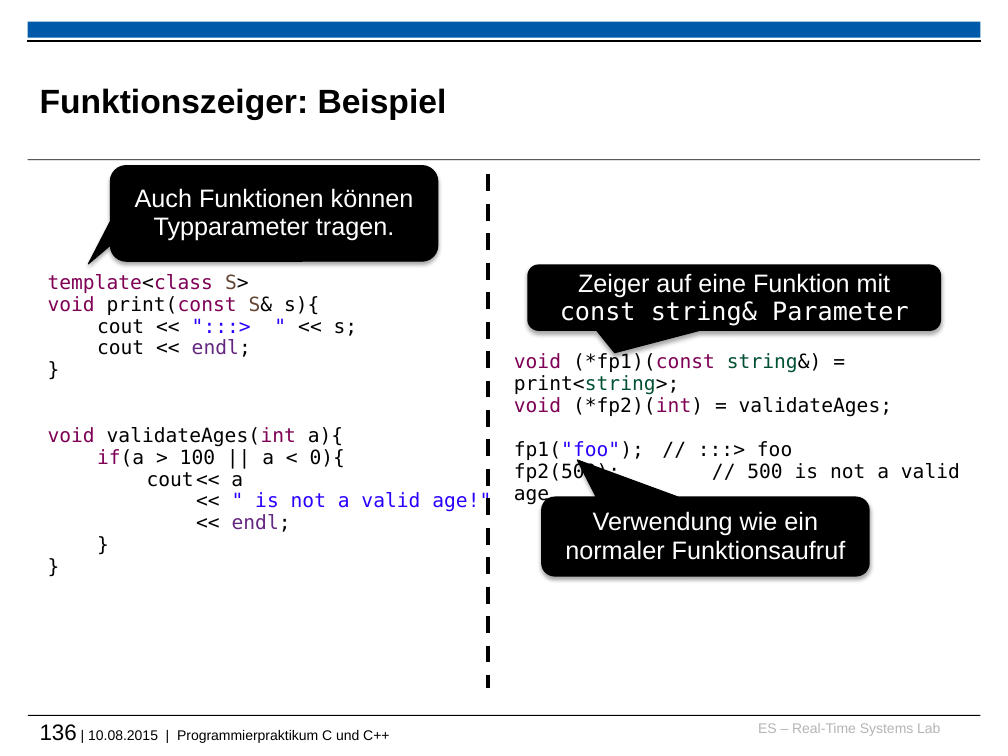
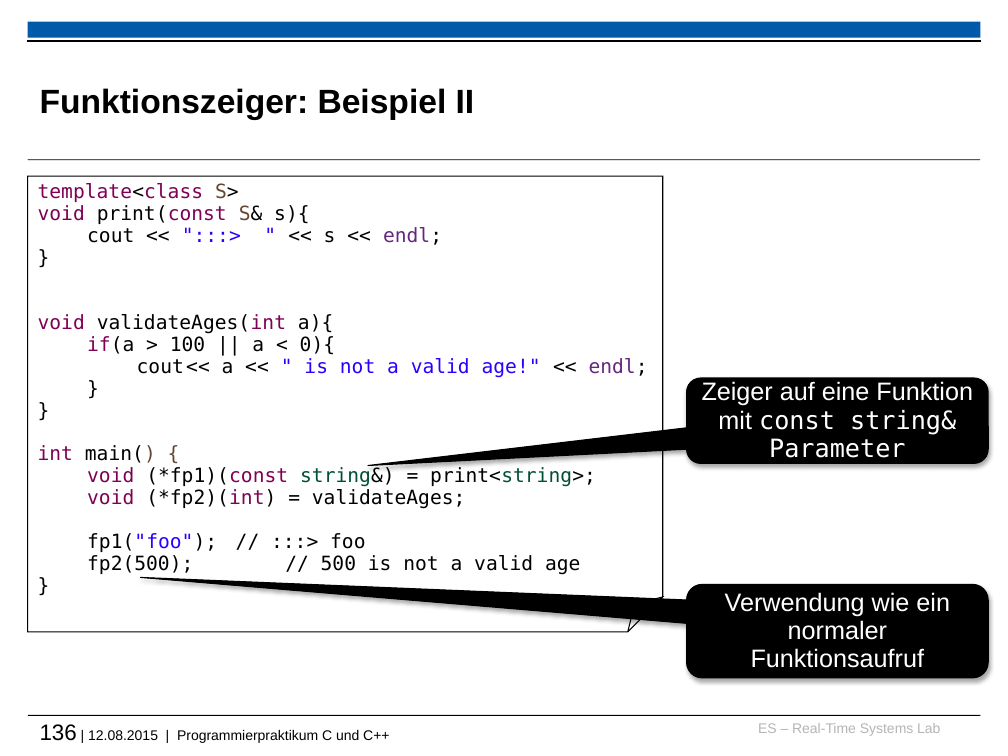
Before and after one commit to h82k/tud-cppp, a slide deck: slide 136 of vorlesung/cppp_lecture.pptx. Drawn at 1008x756 pixels with LibreOffice and Linux fonts; fonts in the diff are those of the drawing; background and template pictures are left out. Boxes give left, top, right and bottom in pixels: in the first picture for what was removed or moved away, otherwise in the second. Text is boxed around its words. In the diff, an @@ line names an element or a change of style, - is before the commit and + after.

```diff
--- a/vorlesung/cppp_lecture.pptx
+++ b/vorlesung/cppp_lecture.pptx
@@ title at (x1=40, y1=88, x2=475, y2=120): text changed @@
-Funktionszeiger: Beispiel
+Funktionszeiger: Beispiel II
@@ folded corner "template<class S>" resized from (x1=48, y1=274, x2=491, y2=532) to (x1=28, y1=176, x2=663, y2=632) @@
@@ folded corner "template<class S>" at (x1=28, y1=176, x2=663, y2=632): outline none to #000000 0.75 pt @@
@@ rounded speech box removed at (x1=110, y1=165, x2=437, y2=261) @@
-Auch Funktionen können Typparameter tragen.
@@ line removed from (488, 174) to (488, 687) @@
@@ text in folded corner at (x1=87, y1=227, x2=442, y2=245): text changed @@
-cout << ":::> " << s;
-cout << endl;
+cout << ":::> " << s << endl;
@@ text in folded corner at (x1=137, y1=358, x2=648, y2=378): text changed @@
-cout << a
-<< " is not a valid age!"
-<< endl;
+cout << a << " is not a valid age!" << endl;
@@ text removed at (x1=514, y1=353, x2=960, y2=483) @@
-void (*fp1)(const string&) = print<string>;
-void (*fp2)(int) = validateAges;
-fp1("foo"); // :::> foo
-fp2(500); // 500 is not a valid age
@@ rounded speech box "Zeiger auf eine Funktion mit ..." resized from (x1=528, y1=265, x2=941, y2=331) to (x1=686, y1=378, x2=988, y2=464) @@
@@ rounded speech box "Zeiger auf eine Funktion mit ..." at (x1=686, y1=378, x2=988, y2=464): proportions changed @@
@@ text in folded corner at (x1=38, y1=445, x2=596, y2=575): paragraphs added @@
+int main() {
+void (*fp1)(const string&) = print<string>;
+void (*fp2)(int) = validateAges;
+fp1("foo"); // :::> foo
+fp2(500); // 500 is not a valid age
+}
@@ rounded speech box "Verwendung wie ein normaler Funktionsaufruf" at (x1=686, y1=585, x2=988, y2=678): proportions changed @@
@@ rounded speech box "Verwendung wie ein normaler Funktionsaufruf" resized from (x1=541, y1=497, x2=869, y2=576) to (x1=686, y1=585, x2=988, y2=678) @@
@@ text at (x1=40, y1=724, x2=389, y2=743): text changed @@
-136 | 10.08.2015 | Programmierpraktikum C und C++
+136 | 12.08.2015 | Programmierpraktikum C und C++
```
Also in this commit, not shown: 33 other slides changed, 3 other files.
